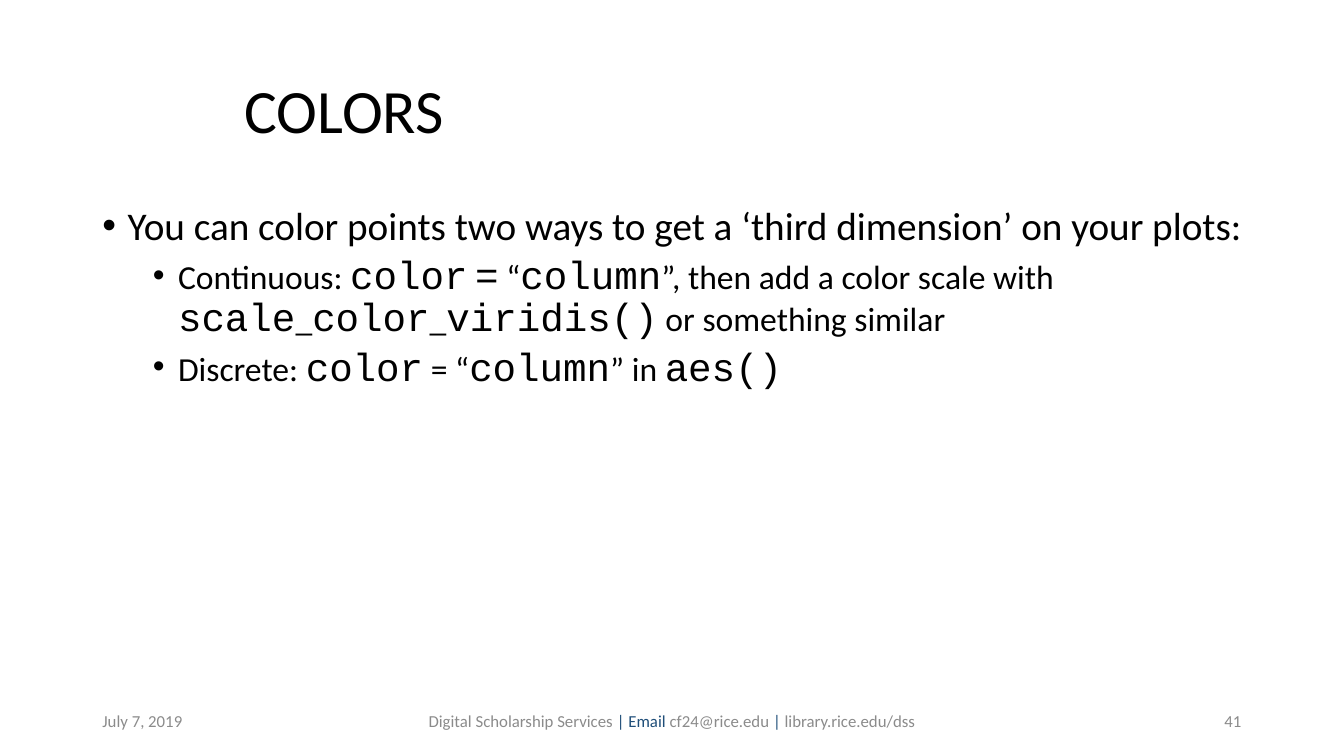
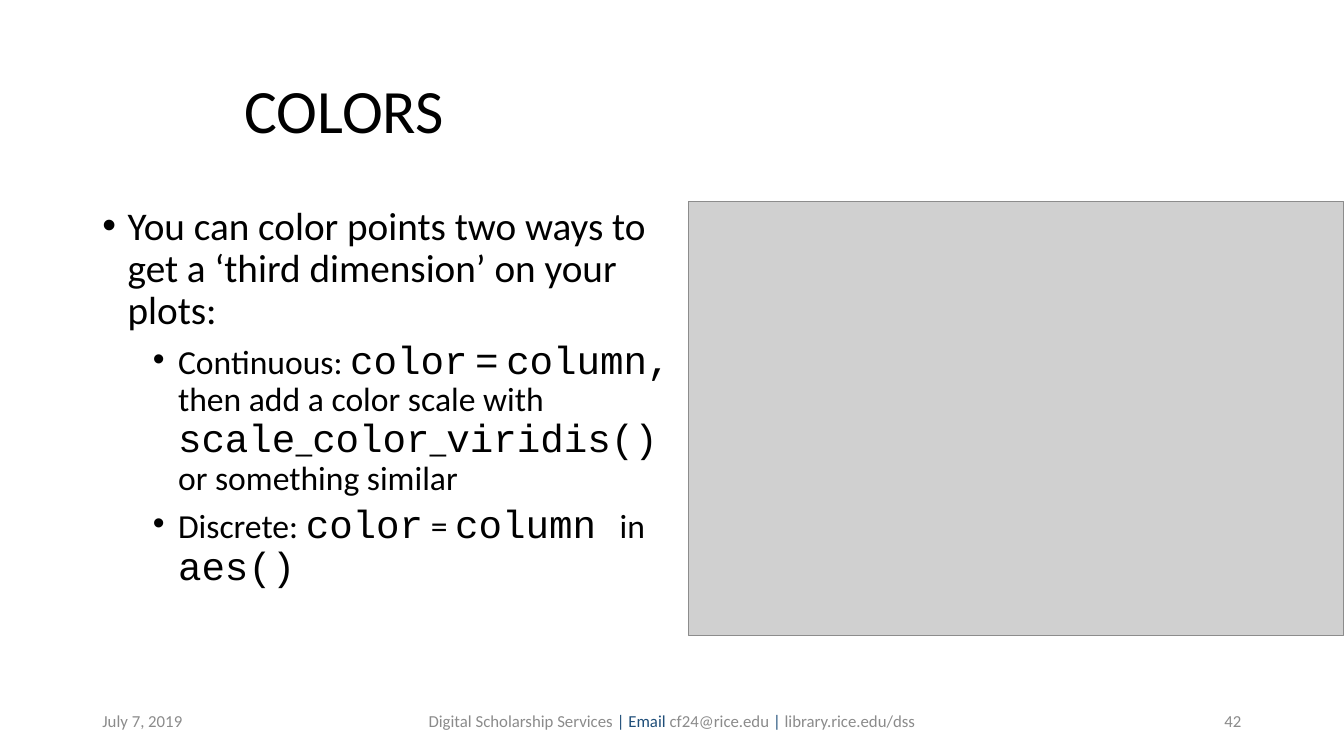
Before and after one commit to bakitybacon/rice-data-and-donuts, a slide deck: slide 42 of Rviz/R Visualization and Data Manipulation.pptx (slide 41 before the commit). Drawn at 1344x756 pixels with LibreOffice and Linux fonts; fonts in the diff are those of the drawing; grey boxes stand for pictures; background and template pictures are left out. Boxes give left, top, right and bottom in pixels: in the first picture for what was removed or moved away, otherwise in the second. Text is boxed around its words. In the diff, an @@ line names an element or a change of style, - is before the commit and + after.

```diff
--- a/Rviz/R Visualization and Data Manipulation.pptx
+++ b/Rviz/R Visualization and Data Manipulation.pptx
@@ picture added at (689,202,1344,636) @@
@@ text at (178,346,670,588): text changed @@
-  • Continuous: color = “column”, then add a color scale with scale_color_viridis() or something similar
-  • Discrete: color = “column” in aes()
+  • Continuous: color = column, then add a color scale with scale_color_viridis() or something similar
+  • Discrete: color = column in aes()
@@ page number at (1224,716,1241,727): text changed @@
-41
+42
```
Also in this commit, not shown: 24 other slides changed, 1 slide added.
